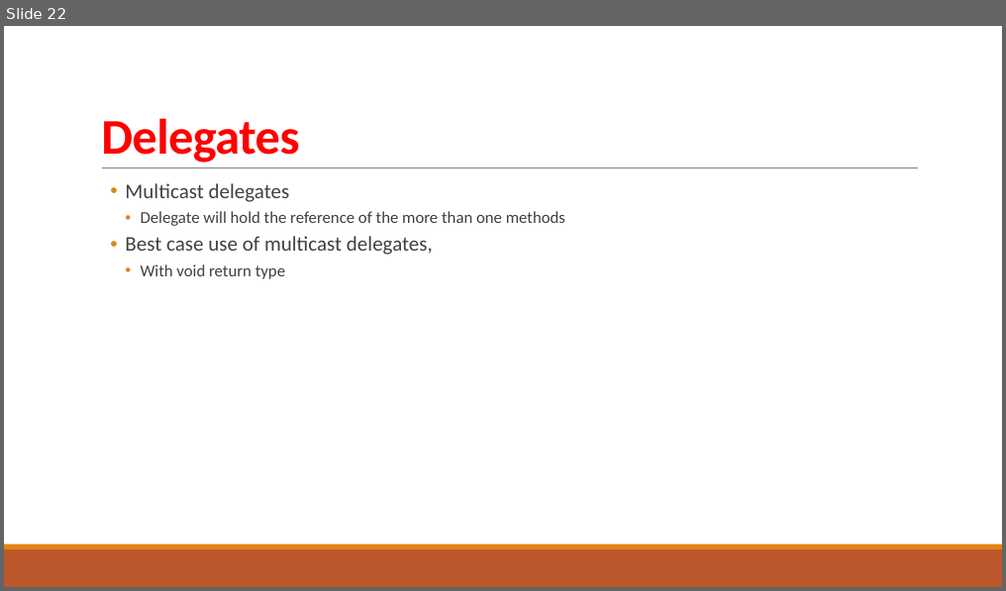
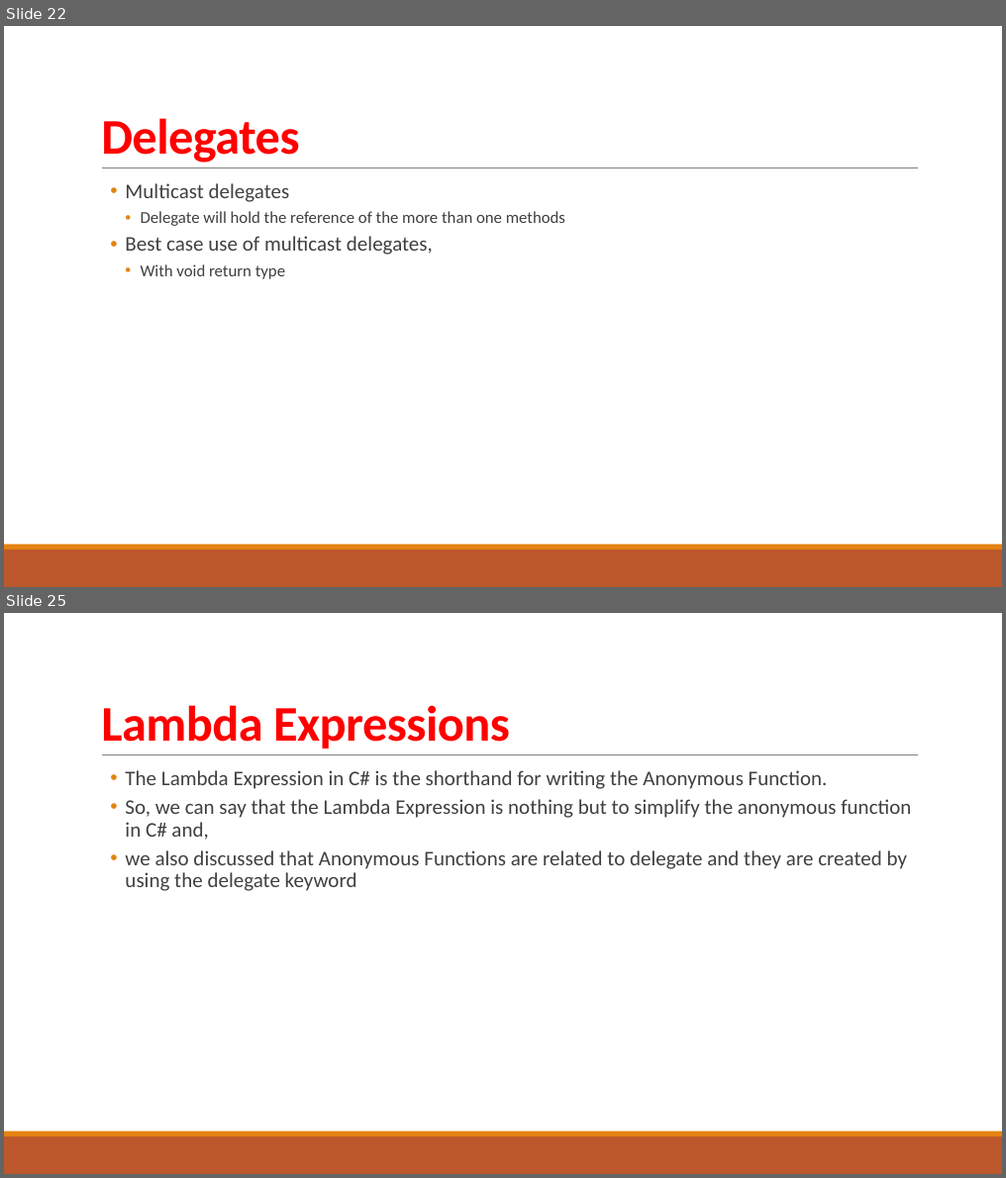
Before and after one commit to tushr-raut/CSharpAdvanced, a slide deck: ToDo.Console/Lectures/Collections.pptx. Shown one above the other, each under a label of ours: slide 22 before the commit, slides 22 and 25 after it; the slides between them are not shown. The pictures are 1006x591 and 1006x1178 pixels, drawn with LibreOffice and Linux fonts; fonts in the diff are those of the drawing. Boxes give left, top, right and bottom in pixels: in the first picture for what was removed or moved away, otherwise in the second. Text is boxed around its words. In the diff, an @@ line names an element or a change of style, - is before the commit and + after.

Commit message:
Anonymous methods and lambda expressions

```diff
--- a/ToDo.Console/Lectures/Collections.pptx
+++ b/ToDo.Console/Lectures/Collections.pptx
@@ slide 25 added at (x1=4, y1=613, x2=1002, y2=1174), background #FFFFFF; not listed: 3 template elements that a slide beside it also shows @@
@@ title added at (x1=101, y1=705, x2=510, y2=749), 48 pt, text #FF0000, bold @@
+Lambda Expressions
@@ text added at (x1=125, y1=770, x2=911, y2=891), 20 pt, text #404040 @@
+  • The Lambda Expression in C# is the shorthand for writing the Anonymous Function.
+  • So, we can say that the Lambda Expression is nothing but to simplify the anonymous function in C# and,
+  • we also discussed that Anonymous Functions are related to delegate and they are created by using the delegate keyword
```
Also in this commit, not shown: 2 other slides added, 3 other files.
